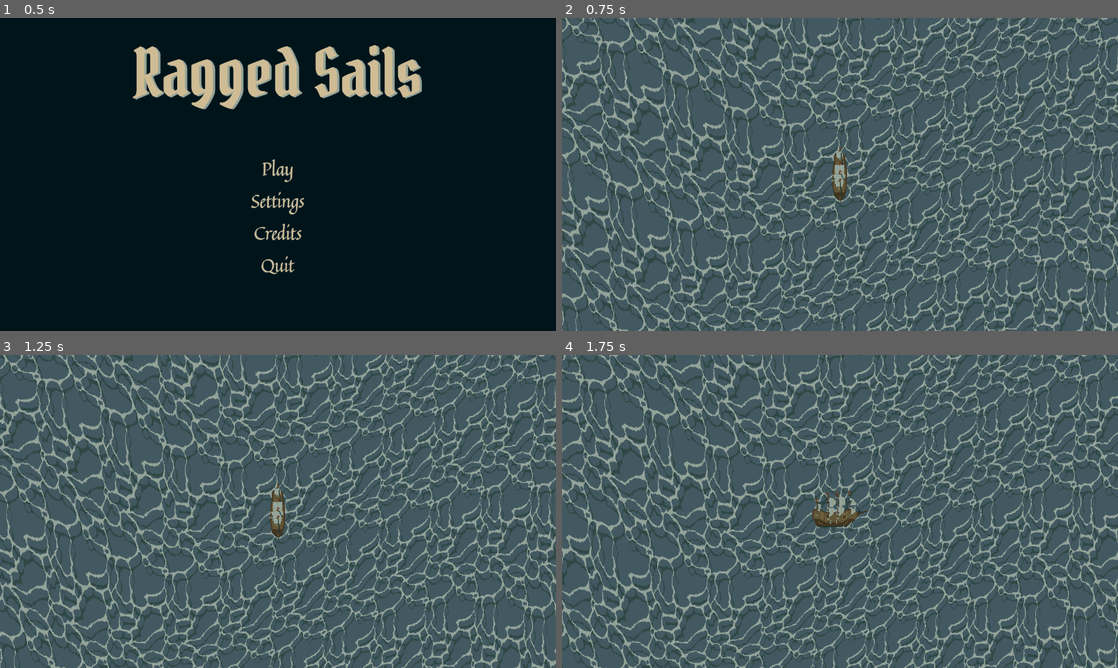
Above: before the commit, frames 1-4 (two rows, left to right).
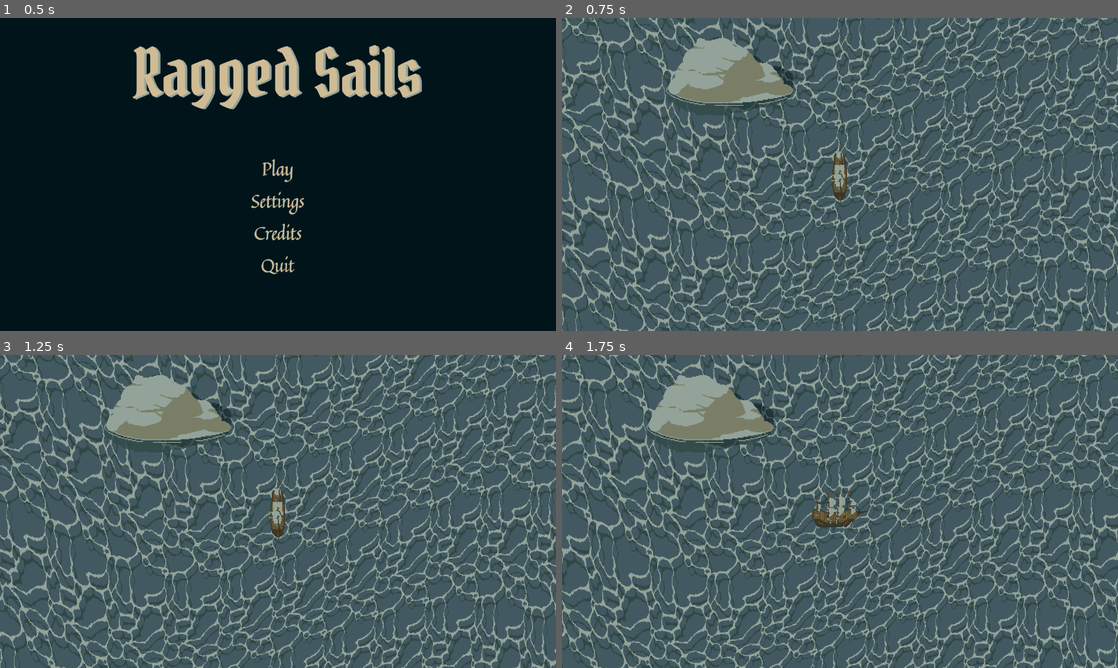
Above: after the commit, the same moments.

Repository: Zailef/ragged-sails
Game: Godot game, scene res://scenes/menus/main_menu.tscn
Same seed, same stepped clock (60 frames per second), same inputs: the game is played once before the commit and once after it.
Inputs:
- Up to frame 1 (0.5 s): no input
- Up to frame 2 (0.75 s): click "Play" at 0.5 s
- Up to frame 3 (1.25 s): no input
- Up to frame 4 (1.75 s): hold D (move_right) from 1.28 s (still down)

Frame 1 is identical in both runs. In frame 2, 3.3% of the frame differs, in the area x 18-42%, y 6-32%; in frame 3, 3.3%; in frame 4, 3.3%.

Commit message:
Added rock sprites

Diff:
--- a/project.godot
+++ b/project.godot
@@ -63,5 +63,6 @@
 
 [rendering]
 
+textures/canvas_textures/default_texture_filter=0
 renderer/rendering_method="gl_compatibility"
 renderer/rendering_method.mobile="gl_compatibility"
--- a/scenes/levels/sandbox.tscn
+++ b/scenes/levels/sandbox.tscn
@@ -1,8 +1,9 @@
-[gd_scene load_steps=6 format=4 uid="uid://dbmcexe3yo8ls"]
+[gd_scene load_steps=7 format=4 uid="uid://dbmcexe3yo8ls"]
 
 [ext_resource type="PackedScene" uid="uid://cyhtcxisq357" path="res://scenes/player/player.tscn" id="1_6ivci"]
 [ext_resource type="Texture2D" uid="uid://svdcv4myo7sj" path="res://sprites/environment/sea-tile-sheet.png" id="1_h320y"]
 [ext_resource type="PackedScene" uid="uid://on4oio1ejyxn" path="res://sprites/environment/Ocean.tscn" id="3_xf1sy"]
+[ext_resource type="Texture2D" uid="uid://dtwnrrxeukiis" path="res://sprites/environment/SeaRock1.png" id="4_a64th"]
 
 [sub_resource type="TileSetAtlasSource" id="TileSetAtlasSource_h320y"]
 texture = ExtResource("1_h320y")
@@ -34,3 +35,7 @@
 z_index = -1
 texture_filter = 1
 position = Vector2(0, -7)
+
+[node name="SeaRock1" type="Sprite2D" parent="."]
+position = Vector2(178, 69)
+texture = ExtResource("4_a64th")
Binary file added: sprites/environment/SeaRock1.png
Not shown, added: sprites/environment/SeaRock1.png.import
Binary file added: sprites/environment/SeaRock2.png
Not shown, added: sprites/environment/SeaRock2.png.import
